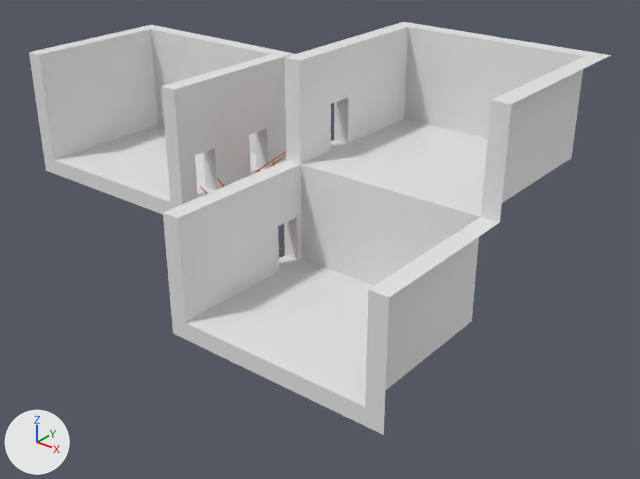
One commit to the FBX model Assets/Art/Models/Buildings/building.fbx: the scene before it, then after it.
One viewpoint serves both versions: a 50 mm lens placed at (32.4, -35.4, 23.9), pointed at (4.2, -0.1, 2.0). Every picture has the same lights, and +X, +Y and +Z are marked at lower left. Where no turn or scale is listed for an object, it has been applied to the vertices.

In view in the first picture: 'Map Design'.
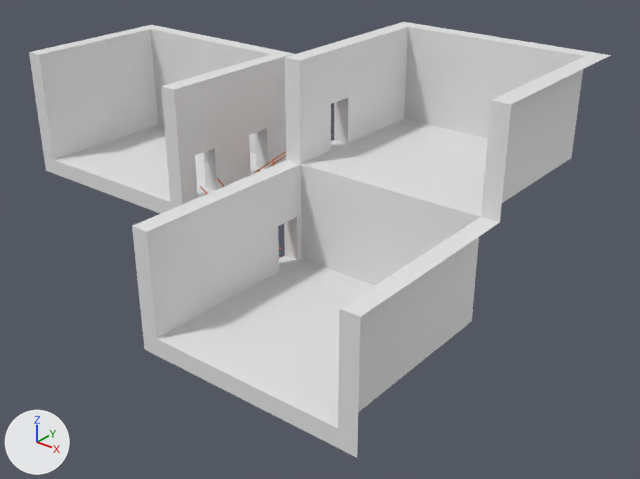
The newer file is also rescaled (x1.281) as a whole; pictures and numbers use the older file's frame.

Pixel boxes [x1, y1, x2, y2] of what changed, in the pictures (640 x 479 px; the box of a moved part takes in the faces that stretch with it):
'Map Design', reshaped
    before: [29, 22, 611, 435]
    after: [29, 22, 611, 458]
part 1 of me_cube_026, moved or reshaped
    before: [163, 160, 500, 435]
    after: [132, 160, 500, 458]

Patch to the scene script:
```diff
--- a/Assets/Art/Models/Buildings/building.fbx.py
+++ b/Assets/Art/Models/Buildings/building.fbx.py
@@ me_cube_026 @@
 me_cube_026.from_pydata(...)  # 785 vertices, 495 faces; spans x -15.6..15.6, y -10.0..10.0, z 0.0..12.4
 # used by ob_map_design; location = (0.0, 0.0, 0.0)
 # before: 51 (15.6, -10.0, 0.0) at pixel (383, 435), 52 (14.6, -10.0, 1.0) at pixel (365, 407), 54 (14.6, -10.0, 6.7) at pixel (368, 289), 55 (15.6, -10.0, 6.7) at pixel (389, 297), 56 (2.6, -10.0, 0.0) at pixel (173, 333)
 # before: 57 (2.6, -10.0, 6.7) at pixel (162, 212), 58 (3.6, -10.0, 6.7) at pixel (177, 218), 59 (3.6, -10.0, 1.0) at pixel (185, 323)
+# me_cube_026 part 1
+for i in [51, 52, *range(54, 60)]: me_cube_026.vertices[i].co += Vector((0.0, -1.9, 0.0))
 me_cube_026.materials.append(mat_building)
```
